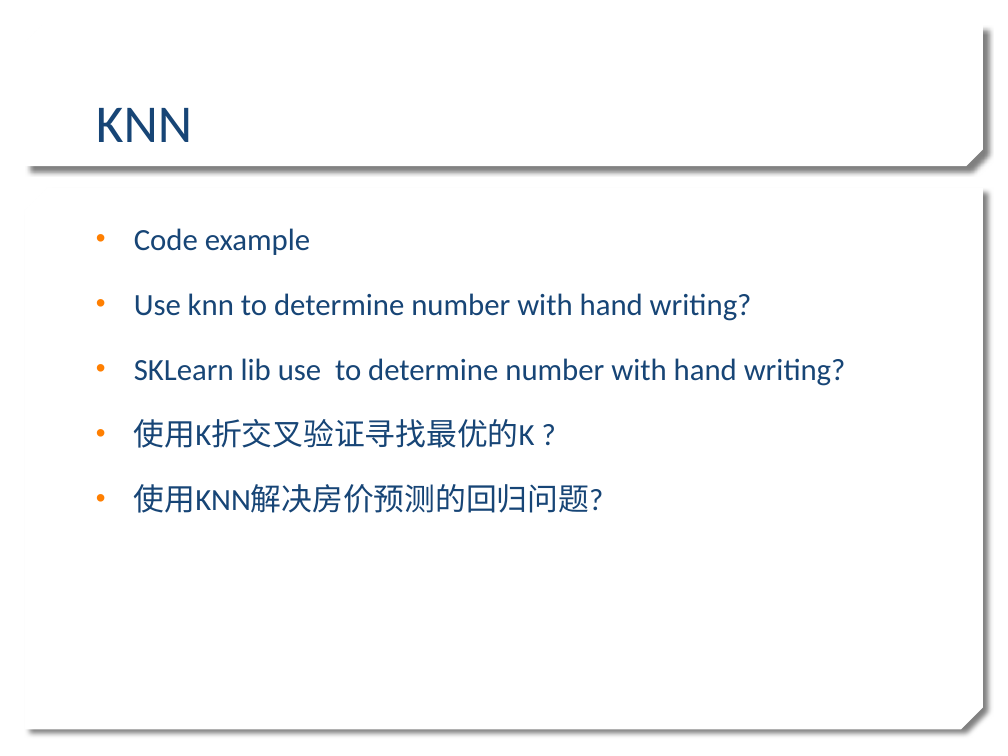
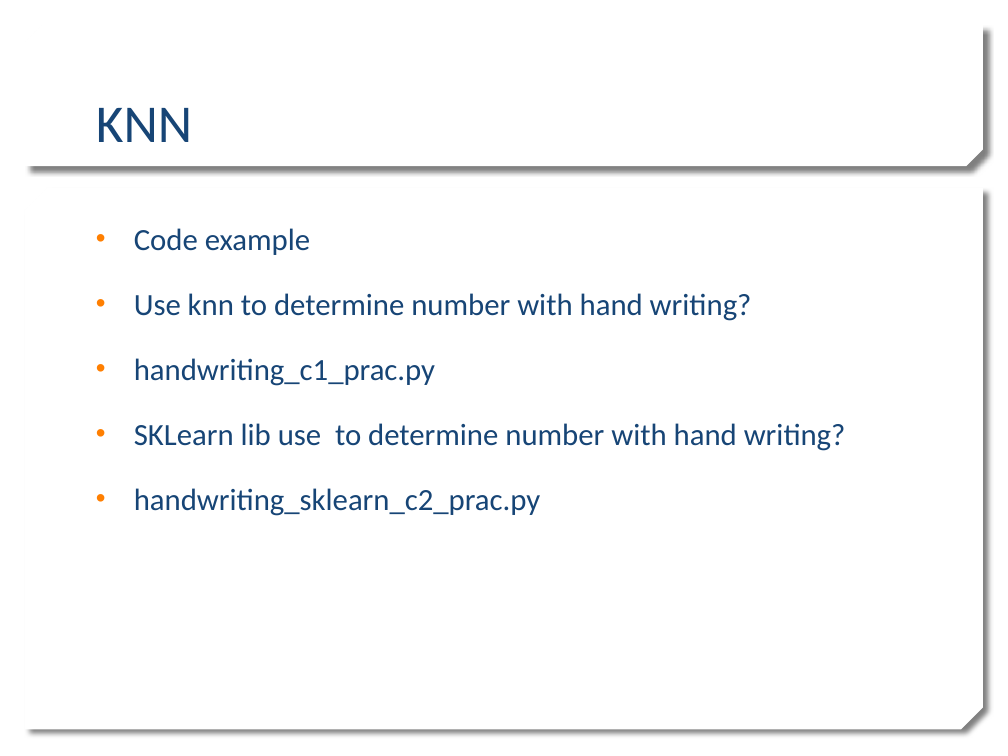
Before and after one commit to stereo720712/2020_Learn_practice_Machine_Learning, a slide deck: slide 11 of ml traing sean_detail.pptx. Drawn at 1008x756 pixels with LibreOffice and Linux fonts; fonts in the diff are those of the drawing; background and template pictures are left out. Boxes give left, top, right and bottom in pixels: in the first picture for what was removed or moved away, otherwise in the second. Text is boxed around its words. In the diff, an @@ line names an element or a change of style, - is before the commit and + after.

```diff
--- a/ml traing sean_detail.pptx
+++ b/ml traing sean_detail.pptx
@@ text at [134,358,435,386]: paragraph added @@
+• handwriting_c1_prac.py
@@ text at [134,488,541,516]: text changed @@
-• 使用K折交叉验证寻找最优的K ?
-• 使用KNN解决房价预测的回归问题?
+• handwriting_sklearn_c2_prac.py
```
Also in this commit, not shown: 1 other slide changed, 5 other files.
